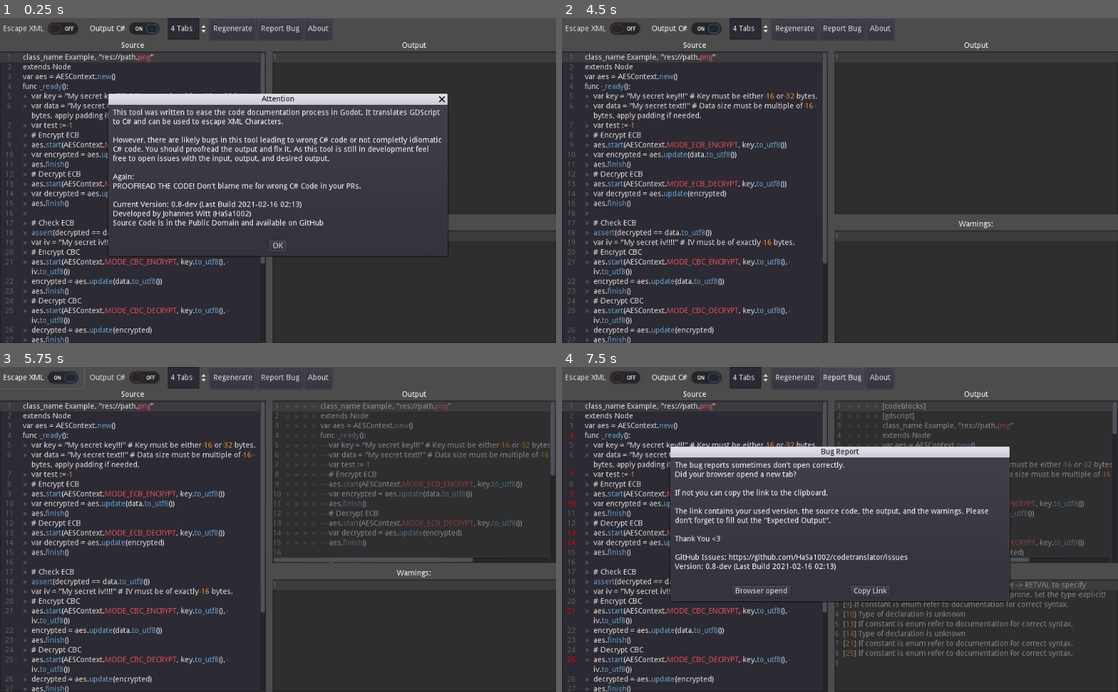
Above: before the commit, frames 1-4 (two rows, left to right).
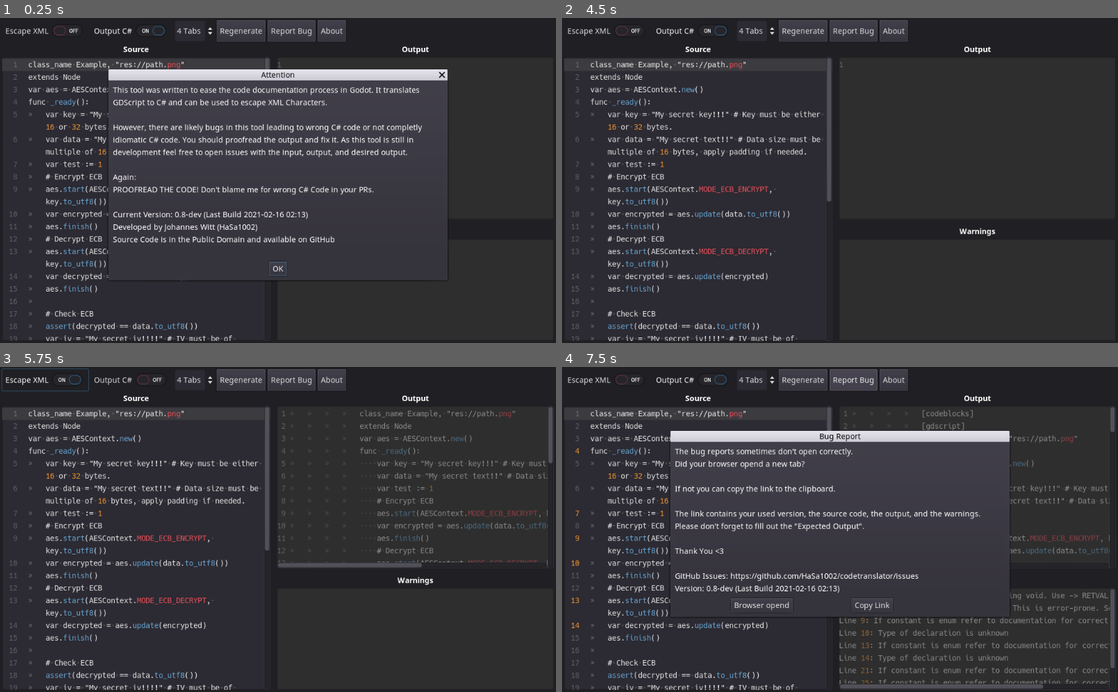
Above: after the commit, the same moments.

Repository: HaSa1002/codetranslator
Game: Godot game, scene res://Translator.tscn
Two runs of this game, one before a commit and one after it. Both use one fixed random seed, a clock stepped at 60 frames per second and the inputs below.
Inputs:
- Up to frame 1 (0.25 s): no input
- Up to frame 2 (4.5 s): click "Escape XML" at 0.5 s; click "Output C#" at 1.25 s; click "Regenerate" at 2 s; click "Report Bug" at 2.75 s; click "About" at 3.5 s; click "OK" at 4.25 s
- Up to frame 3 (5.75 s): click "Escape XML" at 5 s
- Up to frame 4 (7.5 s): click "Output C#" at 5.75 s; click "Regenerate" at 6.5 s; click "Report Bug" at 7.25 s

The runs differ from the first frame. In frame 1, 29% of the frame differs, in the area x 0-100%, y 0-100%; in frame 2, 23%; in frame 3, 27%; in frame 4, 31%.

Commit message:
Improve the tool's visual appearance, enable low-processor mode
Low-processor mode decreases CPU/GPU usage by only redrawing when
actually needed.

Diff:
--- a/Translator.gd
+++ b/Translator.gd
@@ -26,7 +26,7 @@
 ## Adds a warning to the warnings TextEdit
 func warn(line : int, what : String):
 	var warns : TextEdit = $HSplitContainer/VSplitContainer/Warnings/Warnings
-	warns.text += "[%d] %s\n" % [line, what]
+	warns.text += "Line %d: %s\n" % [line, what]
 	($HSplitContainer/Source/Source as TextEdit).set_line_as_safe(line - 1, true);
 
 
@@ -81,37 +81,30 @@
 
 func _on_Source_text_changed():
 	generate_output()
-	pass # Replace with function body.
 
 
 func _on_Regenerate_pressed():
 	generate_output()
-	pass # Replace with function body.
 
 
 func _on_CSharp_toggled(_button_pressed):
 	generate_output()
-	pass # Replace with function body.
 
 
 func _on_Typeless_toggled(_button_pressed):
 	generate_output()
-	pass # Replace with function body.
 
 
 func _on_EscapeXML_toggled(_button_pressed):
 	generate_output()
-	pass # Replace with function body.
 
 
 func _on_GDScript_toggled(_button_pressed):
 	generate_output()
-	pass # Replace with function body.
 
 
 func _on_BeDumb_toggled(_button_pressed):
 	generate_output()
-	pass # Replace with function body.
 
 
 func _on_ReportBug_pressed():
@@ -197,7 +190,6 @@
 	brp.get_ok().show()
 	brp.hide()
 	brp.dialog_text = t
-	pass # Replace with function body.
 
 func _brp_custom_action(action, link):
 	printt(action, link)
@@ -212,7 +204,6 @@
 
 func _on_About_pressed():
 	get_node(about_popup).popup_centered()
-	pass # Replace with function body.
 
 
 func _on_Indention_value_changed(_value):
--- a/Translator.tscn
+++ b/Translator.tscn
@@ -1,9 +1,27 @@
-[gd_scene load_steps=4 format=2]
+[gd_scene load_steps=11 format=2]
 
 [ext_resource path="res://Translator.gd" type="Script" id=1]
 [ext_resource path="res://output_btns.tres" type="ButtonGroup" id=2]
-
-[sub_resource type="GDScript" id=1]
+[ext_resource path="res://fonts/noto_sans_ui_bold.tres" type="DynamicFontData" id=3]
+[ext_resource path="res://fonts/noto_sans_ui_regular.tres" type="DynamicFontData" id=4]
+[ext_resource path="res://fonts/hack_regular.tres" type="DynamicFontData" id=5]
+
+[sub_resource type="DynamicFont" id=3]
+size = 14
+font_data = ExtResource( 4 )
+
+[sub_resource type="Theme" id=4]
+default_font = SubResource( 3 )
+
+[sub_resource type="DynamicFont" id=2]
+size = 14
+font_data = ExtResource( 3 )
+
+[sub_resource type="DynamicFont" id=5]
+size = 14
+font_data = ExtResource( 5 )
+
+[sub_resource type="GDScript" id=6]
 script/source = "extends AcceptDialog
 
 
@@ -14,6 +32,7 @@
 [node name="UI" type="Control"]
 anchor_right = 1.0
 anchor_bottom = 1.0
+theme = SubResource( 4 )
 __meta__ = {
 "_edit_use_anchors_": false
 }
@@ -21,6 +40,10 @@
 [node name="Editor" type="VBoxContainer" parent="."]
 anchor_right = 1.0
 anchor_bottom = 1.0
+margin_left = 4.0
+margin_top = 4.0
+margin_right = -4.0
+margin_bottom = -4.0
 script = ExtResource( 1 )
 __meta__ = {
 "_edit_use_anchors_": false
@@ -30,11 +53,11 @@
 paste_bug = NodePath("../PasteBug")
 
 [node name="Controls" type="HBoxContainer" parent="Editor"]
-margin_right = 1024.0
+margin_right = 1016.0
 margin_bottom = 40.0
 
 [node name="EscapeXML" type="CheckButton" parent="Editor/Controls"]
-margin_right = 155.0
+margin_right = 159.0
 margin_bottom = 40.0
 group = ExtResource( 2 )
 text = "Escape XML"
@@ -56,16 +79,16 @@
 text = "Output Typeless GDScript"
 
 [node name="CSharp" type="CheckButton" parent="Editor/Controls"]
-margin_left = 159.0
-margin_right = 305.0
+margin_left = 163.0
+margin_right = 313.0
 margin_bottom = 40.0
 pressed = true
 group = ExtResource( 2 )
 text = "Output C#"
 
 [node name="Indention" type="SpinBox" parent="Editor/Controls"]
-margin_left = 309.0
-margin_right = 383.0
+margin_left = 317.0
+margin_right = 391.0
 margin_bottom = 40.0
 max_value = 10.0
 value = 4.0
@@ -80,33 +103,33 @@
 text = "Be Dumb"
 
 [node name="Regenerate" type="Button" parent="Editor/Controls"]
-margin_left = 387.0
-margin_right = 471.0
+margin_left = 395.0
+margin_right = 485.0
 margin_bottom = 40.0
 text = "Regenerate"
 
 [node name="ReportBug" type="Button" parent="Editor/Controls"]
-margin_left = 475.0
-margin_right = 557.0
+margin_left = 489.0
+margin_right = 577.0
 margin_bottom = 40.0
 text = "Report Bug"
 
 [node name="Paste" type="Button" parent="Editor/Controls"]
-margin_left = 561.0
-margin_right = 699.0
+margin_left = 581.0
+margin_right = 724.0
 margin_bottom = 40.0
 text = "Paste doesn't work?"
 
 [node name="About" type="Button" parent="Editor/Controls"]
-margin_left = 703.0
-margin_right = 753.0
+margin_left = 728.0
+margin_right = 780.0
 margin_bottom = 40.0
 text = "About"
 
 [node name="HSplitContainer" type="HSplitContainer" parent="Editor"]
 margin_top = 44.0
-margin_right = 1024.0
-margin_bottom = 600.0
+margin_right = 1016.0
+margin_bottom = 592.0
 size_flags_horizontal = 3
 size_flags_vertical = 3
 split_offset = 447
@@ -115,23 +138,26 @@
 }
 
 [node name="Source" type="VBoxContainer" parent="Editor/HSplitContainer"]
-margin_right = 490.0
-margin_bottom = 556.0
+margin_right = 494.0
+margin_bottom = 548.0
 
 [node name="Label" type="Label" parent="Editor/HSplitContainer/Source"]
-margin_right = 490.0
-margin_bottom = 14.0
+margin_right = 494.0
+margin_bottom = 20.0
+custom_fonts/font = SubResource( 2 )
 text = "Source"
 align = 1
 valign = 1
 
 [node name="Source" type="TextEdit" parent="Editor/HSplitContainer/Source"]
-margin_top = 18.0
-margin_right = 490.0
-margin_bottom = 556.0
+margin_top = 24.0
+margin_right = 494.0
+margin_bottom = 548.0
 size_flags_horizontal = 3
 size_flags_vertical = 3
-custom_colors/safe_line_number_color = Color( 0.901961, 0, 0, 1 )
+custom_fonts/font = SubResource( 5 )
+custom_colors/safe_line_number_color = Color( 0.921569, 0.580392, 0.2, 1 )
+custom_constants/line_spacing = 6
 text = "class_name Example, \"res://path.png\"
 extends Node
 var aes = AESContext.new()
@@ -183,64 +209,63 @@
 caret_blink_speed = 0.5
 
 [node name="VSplitContainer" type="VSplitContainer" parent="Editor/HSplitContainer"]
-margin_left = 502.0
-margin_right = 1024.0
-margin_bottom = 556.0
+margin_left = 506.0
+margin_right = 1016.0
+margin_bottom = 548.0
 split_offset = 300
 
 [node name="Output" type="VBoxContainer" parent="Editor/HSplitContainer/VSplitContainer"]
-margin_right = 522.0
-margin_bottom = 318.0
+margin_right = 510.0
+margin_bottom = 324.0
 
 [node name="Label" type="Label" parent="Editor/HSplitContainer/VSplitContainer/Output"]
-margin_right = 522.0
-margin_bottom = 14.0
+margin_right = 510.0
+margin_bottom = 20.0
+custom_fonts/font = SubResource( 2 )
 text = "Output"
 align = 1
 valign = 1
 
 [node name="Output" type="TextEdit" parent="Editor/HSplitContainer/VSplitContainer/Output"]
-margin_top = 18.0
-margin_right = 522.0
-margin_bottom = 318.0
+margin_top = 24.0
+margin_right = 510.0
+margin_bottom = 324.0
 size_flags_horizontal = 3
 size_flags_vertical = 3
+custom_fonts/font = SubResource( 5 )
+custom_constants/line_spacing = 6
 readonly = true
-highlight_current_line = true
 syntax_highlighting = true
 show_line_numbers = true
 draw_tabs = true
 draw_spaces = true
-highlight_all_occurrences = true
 smooth_scrolling = true
 caret_blink = true
 caret_blink_speed = 0.5
 
 [node name="Warnings" type="VBoxContainer" parent="Editor/HSplitContainer/VSplitContainer"]
-margin_top = 330.0
-margin_right = 522.0
-margin_bottom = 556.0
+margin_top = 336.0
+margin_right = 510.0
+margin_bottom = 548.0
 
 [node name="Label" type="Label" parent="Editor/HSplitContainer/VSplitContainer/Warnings"]
-margin_right = 522.0
-margin_bottom = 14.0
-text = "Warnings:"
+margin_right = 510.0
+margin_bottom = 20.0
+custom_fonts/font = SubResource( 2 )
+text = "Warnings"
 align = 1
 valign = 1
 
 [node name="Warnings" type="TextEdit" parent="Editor/HSplitContainer/VSplitContainer/Warnings"]
-margin_top = 18.0
-margin_right = 522.0
-margin_bottom = 226.0
+margin_top = 24.0
+margin_right = 510.0
+margin_bottom = 212.0
 size_flags_horizontal = 3
 size_flags_vertical = 3
+custom_fonts/font = SubResource( 5 )
+custom_constants/line_spacing = 6
 readonly = true
-highlight_current_line = true
 syntax_highlighting = true
-show_line_numbers = true
-draw_tabs = true
-draw_spaces = true
-highlight_all_occurrences = true
 smooth_scrolling = true
 caret_blink = true
 caret_blink_speed = 0.5
--- /dev/null
+++ b/fonts/hack_regular.tres
@@ -0,0 +1,5 @@
+[gd_resource type="DynamicFontData" format=2]
+
+[resource]
+hinting = 1
+font_path = "res://fonts/hack_regular.ttf"
--- /dev/null
+++ b/fonts/noto_sans_ui_bold.tres
@@ -0,0 +1,5 @@
+[gd_resource type="DynamicFontData" format=2]
+
+[resource]
+hinting = 1
+font_path = "res://fonts/noto_sans_ui_bold.ttf"
--- /dev/null
+++ b/fonts/noto_sans_ui_regular.tres
@@ -0,0 +1,5 @@
+[gd_resource type="DynamicFontData" format=2]
+
+[resource]
+hinting = 1
+font_path = "res://fonts/noto_sans_ui_regular.ttf"
--- a/project.godot
+++ b/project.godot
@@ -46,6 +46,7 @@
 
 config/name="Codetranslator"
 run/main_scene="res://Translator.tscn"
+run/low_processor_mode=true
 config/icon="res://icon.png"
 
 [rendering]
@@ -53,4 +54,5 @@
 quality/driver/driver_name="GLES2"
 vram_compression/import_etc=true
 vram_compression/import_etc2=false
+environment/default_clear_color=Color( 0.1246, 0.1246, 0.14, 1 )
 environment/default_environment="res://default_env.tres"
Not shown: 1 places in Translator.tscn that only renumber resources
Not shown, added: fonts/LICENSE.Noto.txt
Binary file added: fonts/hack_regular.ttf
Binary file added: fonts/noto_sans_ui_bold.ttf
Binary file added: fonts/noto_sans_ui_regular.ttf
Not shown, added: fonts/LICENSE.Hack.md
